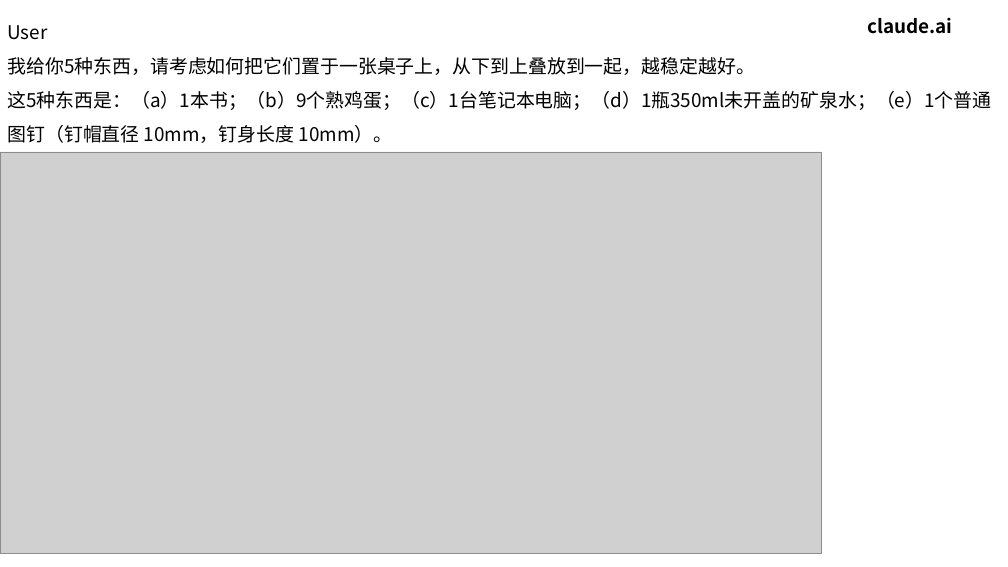
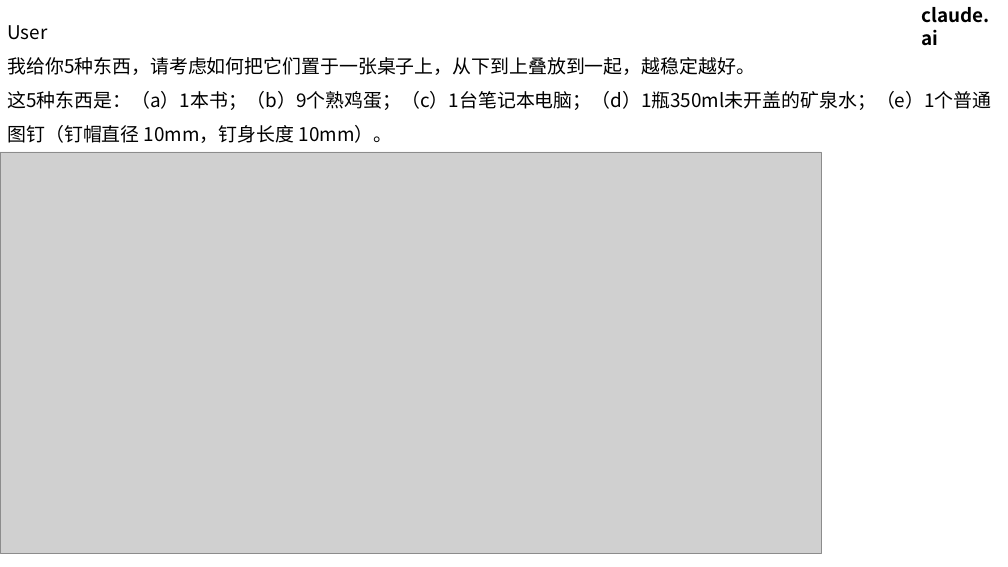
Before and after one commit to d0ubtfire/LLM_Evaulation, a slide deck: slide 11 of 对比大模型/常识知识/叠放物品/LLM的常识知识_测试_叠放物品_稳定性.pptx. Drawn at 1008x567 pixels with LibreOffice and Linux fonts; fonts in the diff are those of the drawing; grey boxes stand for pictures. Boxes give left, top, right and bottom in pixels: in the first picture for what was removed or moved away, otherwise in the second. Text is boxed around its words. In the diff, an @@ line names an element or a change of style, - is before the commit and + after.

```diff
--- a/对比大模型/常识知识/叠放物品/LLM的常识知识_测试_叠放物品_稳定性.pptx
+++ b/对比大模型/常识知识/叠放物品/LLM的常识知识_测试_叠放物品_稳定性.pptx
@@ text "claude.ai" rewrapped from (867, 17, 952, 34) to (922, 7, 990, 46) @@
```
Also in this commit, not shown: 12 other slides changed, 4 slides added, 4 slides removed.
